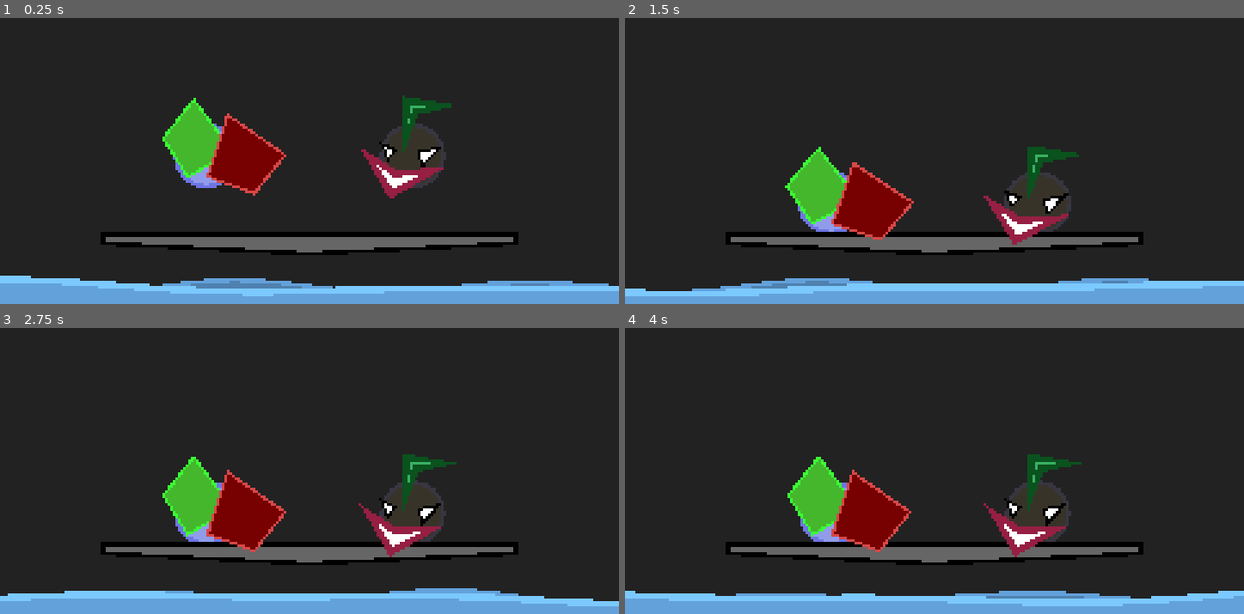
Above: before the commit, frames 1-4 (two rows, left to right).
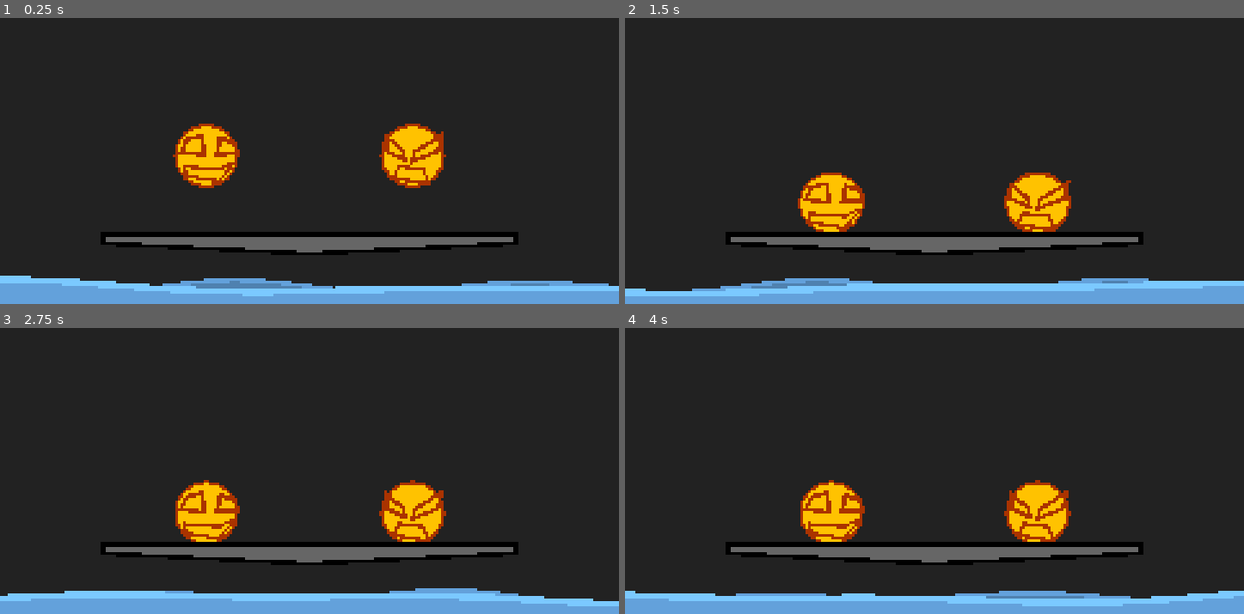
Above: after the commit, the same moments.

Repository: tm-nielsen/big-boy-balance-beam
Game: Godot game, scene res://scenes/root.tscn
The game is run twice, just before and just after one commit, with the same random seed, the same clock (stepped at 60 frames per second) and the same inputs.
Inputs:
- Up to frame 1 (0.25 s): no input
- Up to frame 2 (1.5 s): tap Enter at 0.5 s
- Up to frame 3 (2.75 s): no input
- Up to frame 4 (4 s): no input

The runs differ from the first frame. In frame 1, 6.5% of the frame differs, in the area x 26-73%, y 27-64%; in frame 2, 6.4%; in frame 3, 6.4%; in frame 4, 6.4%.

Commit message:
Added classic characters

Diff:
--- a/scenes/game.tscn
+++ b/scenes/game.tscn
@@ -107,10 +107,10 @@
 
 [node name="Drawer" type="Node2D" parent="PhysicsBallManager/Player1" node_paths=PackedStringArray("path_set_drawer")]
 script = ExtResource("2_radw7")
-file_path = "res://visuals/characters/a.svg"
+file_path = "res://visuals/characters/classic_happy.svg"
 path_set_drawer = NodePath("PathSetDrawer")
-fill_colour = Color(0.564706, 0.611765, 0.917647, 1)
-stroke_colour = Color(0.431373, 0.458824, 0.890196, 1)
+fill_colour = Color(0, 0, 0, 0)
+stroke_width = 2.5
 radius = 12.0
 
 [node name="PathSetDrawer" type="Node2D" parent="PhysicsBallManager/Player1/Drawer"]
@@ -134,10 +134,10 @@
 
 [node name="Drawer" type="Node2D" parent="PhysicsBallManager/Player2" node_paths=PackedStringArray("path_set_drawer")]
 script = ExtResource("2_radw7")
-file_path = "res://visuals/characters/joker.svg"
+file_path = "res://visuals/characters/classic_angry.svg"
 path_set_drawer = NodePath("PathSetDrawer")
-fill_colour = Color(0.368627, 0.321569, 0.247059, 0.701961)
-stroke_colour = Color(0.219608, 0.211765, 0.254902, 1)
+fill_colour = Color(0, 0, 0, 0)
+stroke_width = 2.5
 radius = 12.0
 
 [node name="PathSetDrawer" type="Node2D" parent="PhysicsBallManager/Player2/Drawer"]
--- /dev/null
+++ b/visuals/characters/classic_angry.svg
@@ -0,0 +1,20 @@
+<?xml version="1.0" encoding="UTF-8" standalone="yes"?>
+
+<svg version="1.1">
+	<circle id="character_base"
+		fill="#ffc200ff" stroke="#aa3300ff" stroke-width="1.25"
+		r="16"
+	/>
+	<path id="left eye"
+		fill="#00000000" stroke="#aa3300ff" stroke-width="1.50"
+		d="M -10.00,-1.70 -10.20,-7.40 -3.80,-2.10 -3.00,1.50 Z"
+	/>
+	<path id="right eye"
+		fill="#00000000" stroke="#aa3300ff" stroke-width="1.50"
+		d="M 0.10,2.10 0.50,-1.40 11.30,-8.00 9.80,-1.80 Z"
+	/>
+	<path id="mouth"
+		fill="#00000000" stroke="#aa3300ff" stroke-width="1.25"
+		d="M -5.40,4.10 -7.40,8.60 6.50,10.80 4.00,5.20 Z"
+	/>
+</svg>
--- /dev/null
+++ b/visuals/characters/classic_happy.svg
@@ -0,0 +1,20 @@
+<?xml version="1.0" encoding="UTF-8" standalone="yes"?>
+
+<svg version="1.1">
+	<circle id="character_base"
+		fill="#ffc200ff" stroke="#aa3300ff" stroke-width="1.00"
+		r="16"
+	/>
+	<path id="left eye"
+		fill="#00000000" stroke="#aa3300ff" stroke-width="1.50"
+		d="M -9.75,-1.49 -7.53,-6.44 -1.76,-7.77 -0.58,-0.23 Z"
+	/>
+	<path id="right eye"
+		fill="#00000000" stroke="#aa3300ff" stroke-width="1.75"
+		d="M 4.15,-0.53 5.34,-6.96 11.10,-4.89 11.99,-1.20 Z"
+	/>
+	<path id="mouth"
+		fill="#00000000" stroke="#aa3300ff" stroke-width="1.25"
+		d="M -8.42,4.20 -7.83,7.82 4.97,9.82 11.10,2.28 5.11,5.24 Z"
+	/>
+</svg>
Not shown, added: visuals/characters/classic_angry.svg.import
Not shown, added: visuals/characters/classic_happy.svg.import
